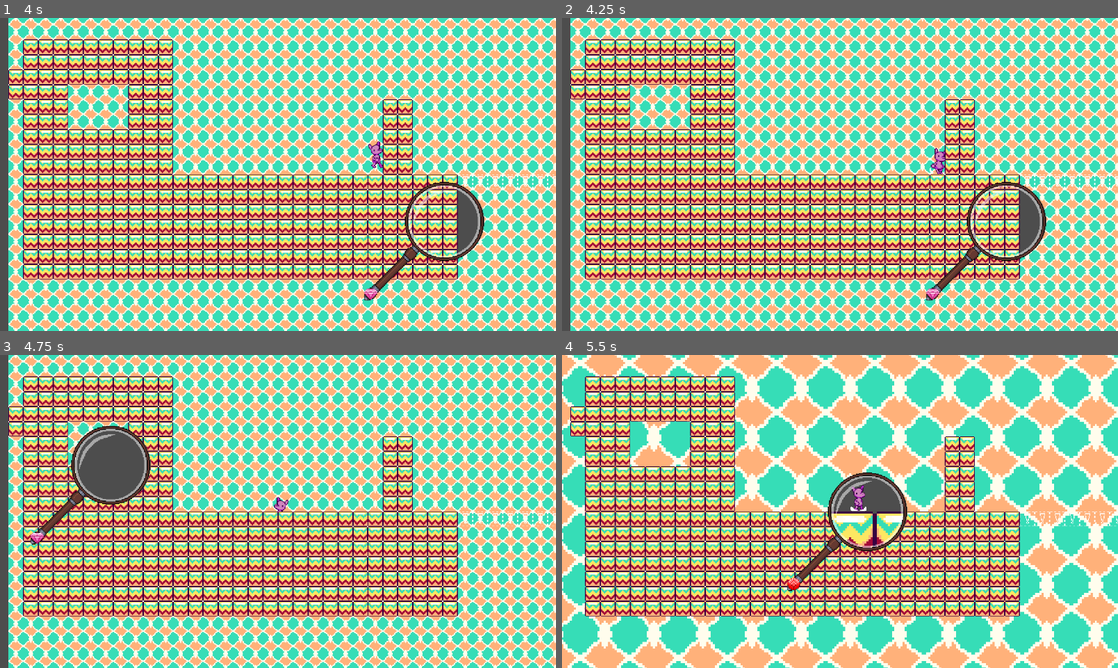
Above: before the commit, frames 1-4 (two rows, left to right).
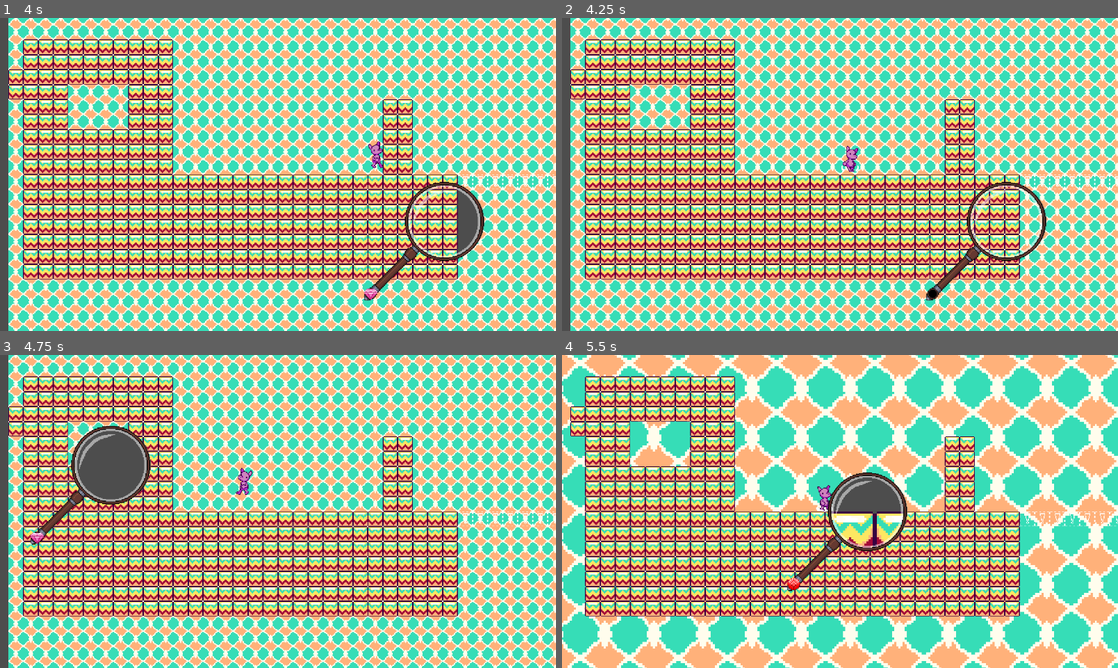
Above: after the commit, the same moments.

Repository: BlendyDev/GMTK2024
Game: Godot game, scene res://scenes/game.tscn
Same seed, same stepped clock (60 frames per second), same inputs: the game is played once before the commit and once after it.
Inputs (mouse positions are in pixels of both pictures, inside the frame that each line leads up to):
- Up to frame 1 (4 s): move the mouse to (400, 158) at 0.52 s; hold Right (RIGHT) 0.53-2.03 s; tap 1 (1) at 0.6 s; tap W (UP) at 0.77, 1.52, 3.02, 3.77 s; tap 2 (2) at 0.8, 1.35 s; move the mouse to (166, 190) at 1.27 s; tap 3 (3) at 1.55, 2.1 s; move the mouse to (333, 105) at 2.02 s; hold Left (LEFT) 2.03-2.78 s; tap 4 (4) at 2.3, 2.85 s; move the mouse to (250, 237) at 2.77 s; hold Right (RIGHT) from 2.78 s (still down); tap 5 (5) at 3.05, 3.6 s; move the mouse to (444, 221) at 3.52 s; tap 6 (6) at 3.8 s
- Up to frame 2 (4.25 s): keep holding Right (RIGHT); tap R (RESET, bound only after the commit) at 4.15 s
- Up to frame 3 (4.75 s): move the mouse to (111, 464) at 4.27 s; release Right (RIGHT) at 4.28 s; hold Left (LEFT) from 4.28 s (still down); tap 6 (6) at 4.35 s; tap W (UP) at 4.52 s; tap Space (SPACE) at 4.55 s
- Up to frame 4 (5.5 s): move the mouse to (867, 511) at 5.02 s; release Left (LEFT) at 5.03 s; hold Right (RIGHT) from 5.03 s (still down); tap Space (SPACE) at 5.1 s; tap 1 (1) at 5.3 s

Frame 1 is identical in both runs. In frame 2, 1.0% of the frame differs, in the area x 50-88%, y 40-91%; in frame 3, 0.2%; in frame 4, 0.3%.

Commit message:
resetting

Diff:
--- a/default_bus_layout.tres
+++ b/default_bus_layout.tres
@@ -1,11 +1,6 @@
-[gd_resource type="AudioBusLayout" load_steps=2 format=3 uid="uid://csfw6gwxjd4hk"]
-
-[sub_resource type="AudioEffectPitchShift" id="AudioEffectPitchShift_biukk"]
-resource_name = "PitchShift"
+[gd_resource type="AudioBusLayout" format=3 uid="uid://csfw6gwxjd4hk"]
 
 [resource]
-bus/0/effect/0/effect = SubResource("AudioEffectPitchShift_biukk")
-bus/0/effect/0/enabled = true
 bus/1/name = &"Music"
 bus/1/solo = false
 bus/1/mute = false
--- a/project.godot
+++ b/project.godot
@@ -108,6 +108,11 @@
 "events": [Object(InputEventKey,"resource_local_to_scene":false,"resource_name":"","device":-1,"window_id":0,"alt_press …(182 unchanged characters)…
 ]
 }
+RESET={
+"deadzone": 0.5,
+"events": [Object(InputEventKey,"resource_local_to_scene":false,"resource_name":"","device":-1,"window_id":0,"alt_pressed":false,"shift_pressed":false,"ctrl_pressed":false,"meta_pressed":false,"pressed":false,"keycode":0,"physical_keycode":82,"key_label":0,"unicode":114,"echo":false,"script":null)
+]
+}
 
 [layer_names]
 
--- a/scenes/Lupa.gd
+++ b/scenes/Lupa.gd
@@ -15,8 +15,6 @@
 @export var minAdjustableLevelZoom: = 1.0
 @export var minAdjustablePlayerZoom: = 0.1
 @export var maxAdjustablePlayerZoom: = 2
-
-@onready var pitchShiftEffect: AudioEffectPitchShift = AudioServer.get_bus_effect(0, 0)
 
 
 signal scaleLevelChanged(oldValue: float, newValue: float)
@@ -94,7 +92,7 @@
 
 func updatePlayerScale():
 	player.global_scale = Vector2(scalePlayer, scalePlayer) if insideLupa else Vector2.ONE
-	pitchShiftEffect.pitch_scale = float(scalePlayer+1)/float(2*scalePlayer) if scalePlayer > 1 else -pow(scalePlayer, 0.4)+2
+	AudioServer.playback_speed_scale = float(scalePlayer+1)/float(2*scalePlayer) if scalePlayer > 1 else -pow(scalePlayer, 0.4)+2
 
 func bodyEntered(body):
 	insideLupa = true
--- a/scenes/game.tscn
+++ b/scenes/game.tscn
@@ -19,9 +19,10 @@
 scale = Vector2(0.691001, 0.728167)
 zoom = Vector2(1.5, 1.5)
 
-[node name="Player" parent="." instance=ExtResource("2_phniv")]
+[node name="Player" parent="." node_paths=PackedStringArray("lupa") instance=ExtResource("2_phniv")]
 position = Vector2(0, -26.99)
 collision_mask = 8
+lupa = NodePath("../Lupa")
 
 [node name="Lupa" parent="." node_paths=PackedStringArray("mainLevel", "scaledLevel", "altLevel", "invisLevel", "player") instance=ExtResource("2_wpv3h")]
 mainLevel = NodePath("../LevelHandler/Main")
--- a/scripts/player.gd
+++ b/scripts/player.gd
@@ -10,10 +10,12 @@
 @export var ACCELERATION := 700
 @export var DASH_ACCELERATION := 1200
 @export var DECELERATION := 1000
+@export var lupa: Lupa
 
 @onready var coyoteTimer = $CoyoteTime
 @onready var jumpBufferTimer = $JumpBuffer
 @onready var jumpHeightTimer = $JumpHeight
+
 # Get the gravity from the project settings to be synced with RigidBody nodes.
 var gravity = ProjectSettings.get_setting("physics/2d/default_gravity")*1.5
 var shifting := false
@@ -22,10 +24,10 @@
 var jumping := false
 var allowCutJump := true
 var queuedCutJump := false
+@onready var ogPos: Vector2 = self.global_position
+
 func _physics_process(delta):
-	if Input.is_action_just_pressed("SPACE"):
-		velocity = Vector2.ZERO
-		global_position = Vector2.ZERO
+	if Input.is_action_just_pressed("RESET"): resetLevel()
 	shifting = Input.is_action_pressed("SHIFT")
 	var direction := Input.get_axis("LEFT", "RIGHT")
 	handleJump(delta, direction)
@@ -42,6 +44,10 @@
 		$AnimatedSprite2D.animation = "idle" if direction == 0 else "walk"
 	else:
 		velocity.y += gravity * delta
+
+func resetLevel():
+	self.global_position = ogPos
+	lupa.mode = Lupa.ModeType.NONE
 func handleJump(delta, direction):
 	if Input.is_action_just_pressed("UP") and (is_on_floor() || coyote): jump()
 	if Input.is_action_pressed("UP") and jumpBuffered and is_on_floor(): jump()
